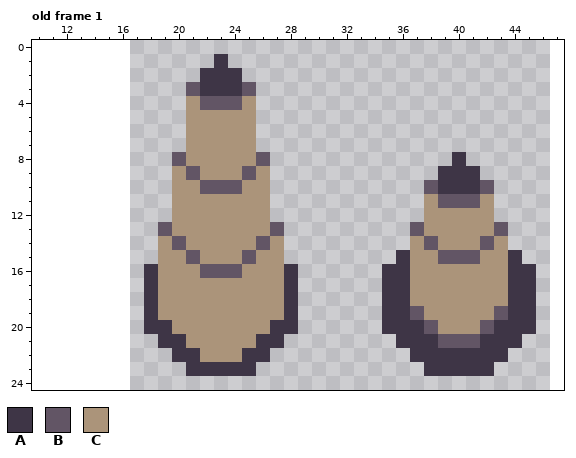
Pixel-art file -- Asesprite Assets/Ground_Spikes.aseprite. Above: the version before the commit.
30x26 pixels, 1 frame. Shown: old frame 1: x 10..47, y 0..24. The old version is drawn lined up with the new one, on the new canvas. The commit also changed other frames, which this record leaves out.
Palette (. is transparent): A #3e3546  B #625565  C #ab947a
Pixels before, old frame 1, first column x 18:
 1 .....A......................
 2 ....AAA.....................
 3 ...BAAAB....................
 4 ...CBBBC....................
 5 ...CCCCC....................
 6 ...CCCCC....................
 7 ...CCCCC....................
 8 ..BCCCCCB.............A.....
 9 ..CBCCCBC............AAA....
10 ..CCBBBCC...........BAAAB...
11 ..CCCCCCC...........CBBBC...
12 ..CCCCCCC...........CCCCC...
13 .BCCCCCCCB.........BCCCCCB..
14 .CBCCCCCBC.........CBCCCBC..
15 .CCBCCCBCC........ACCBBBCCA.
16 ACCCBBBCCCA......AACCCCCCCAA
17 ACCCCCCCCCA......AACCCCCCCAA
18 ACCCCCCCCCA......AACCCCCCCAA
19 ACCCCCCCCCA......AABCCCCCBAA
20 AACCCCCCCAA......AAABCCCBAAA
21 .AACCCCCAA........AAABBBAAA.
22 ..AACCCAA..........AAAAAAA..
23 ...AAAAA............AAAAA...
The same view after the edit:
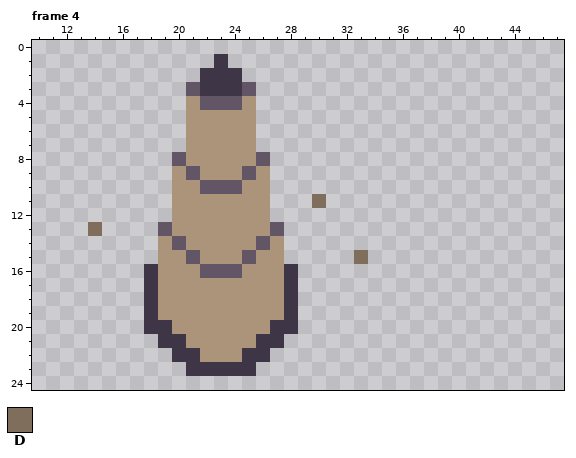
Colours new in this view: D #806e5c
A new or re-ordered frame is compared with the old frame closest to it.
What changed:
canvas 30x26 -> 60x26, the old top-left corner now at 17,0
frames 1 -> 8
Frame 4 is new; against old frame 1:
The edit adds colour D in row 11 at x 30; in row 13 at x 14; in row 15 at x 33.
Colour A is gone in row 8 at x 40; in rows 9 to 10 at x 39 to 41; in row 15 at x 36 and 44; in rows 16 to 19 at x 35 to 36 and 44 to 45; in row 20 at x 35 to 37 and 43 to 45; in row 21 at x 36 to 38 and 42 to 44.
Colour A is gone in row 22 at x 37 to 43; in row 23 at x 38 to 42.
Colour B is gone in row 10 at x 38 and 42; in row 11 at x 39 to 41; in row 13 at x 37 and 43; in row 14 at x 38 and 42; in row 15 at x 39 to 41; in row 19 at x 37 and 43.
Colour B is gone in row 20 at x 38 and 42; in row 21 at x 39 to 41.
Colour C is gone in row 11 at x 38 and 42; in rows 12 to 13 at x 38 to 42; in row 14 at x 37, 39 to 41 and 43; in row 15 at x 37 to 38 and 42 to 43; in rows 16 to 18 at x 37 to 43; in row 19 at x 38 to 42.
Colour C is gone in row 20 at x 39 to 41.
Boxes around the changes in both pictures, in picture pixels (x1, y1, x2, y2):
changed: (354, 152, 536, 376)
added: (312, 194, 326, 208)
added: (88, 222, 102, 236)
